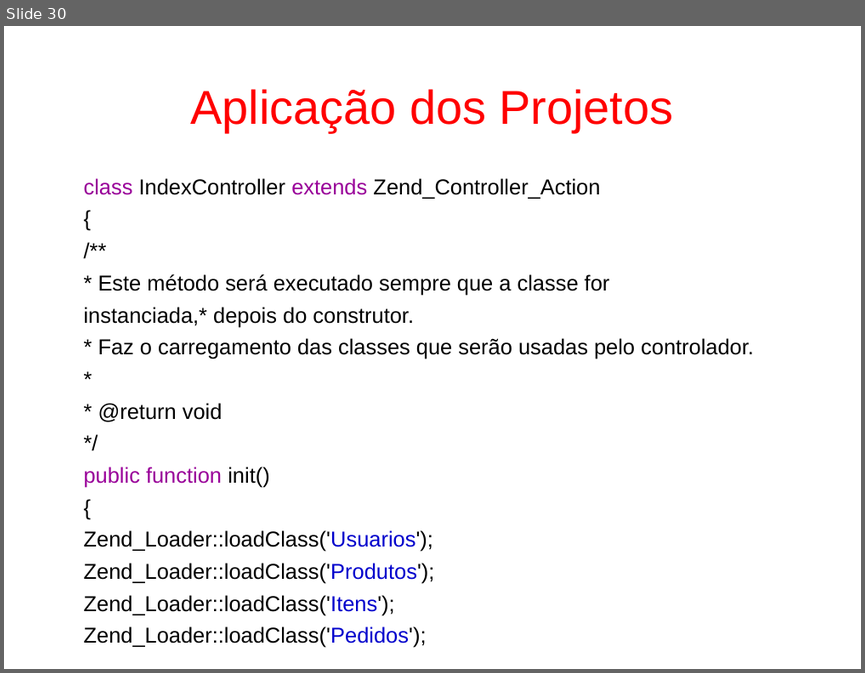
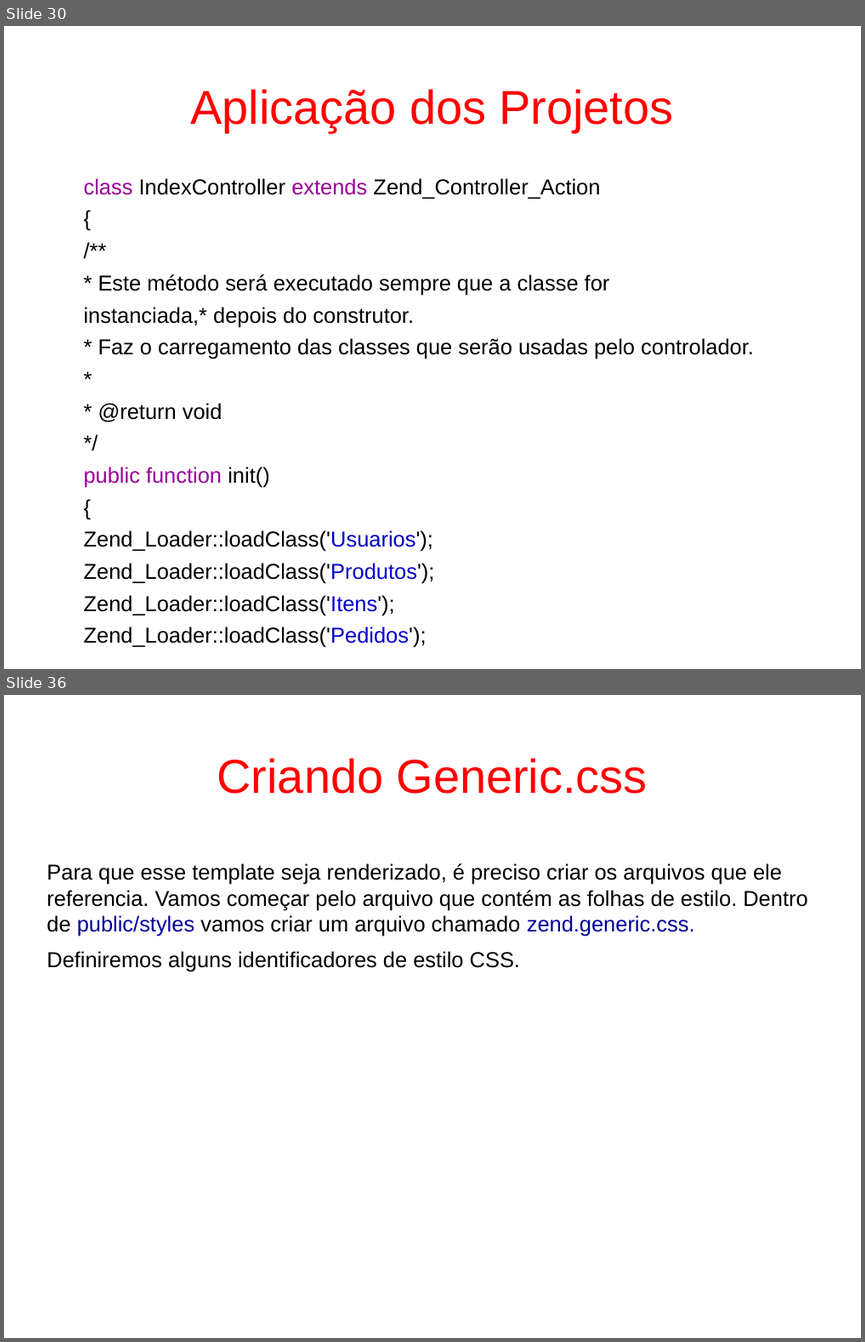
Before and after one commit to fgsl/lojasacme, a slide deck: docs/tutorial.odp. Shown one above the other, each under a label of ours: slide 30 before the commit, slides 30 and 36 after it; the slides between them are not shown. The pictures are 865x673 and 865x1342 pixels, drawn with LibreOffice and Linux fonts; fonts in the diff are those of the drawing. Boxes give left, top, right and bottom in pixels: in the first picture for what was removed or moved away, otherwise in the second. Text is boxed around its words. In the diff, an @@ line names an element or a change of style, - is before the commit and + after.

```diff
--- a/docs/tutorial.odp
+++ b/docs/tutorial.odp
@@ slide 36 added at [4, 695, 861, 1338], background #FFFFFF @@
@@ title added at [217, 758, 647, 794], 44 pt, text #FF0000 @@
+Criando Generic.css
@@ text added at [46, 863, 807, 971], 20 pt, text #000000 @@
+Para que esse template seja renderizado, é preciso criar os arquivos que ele referencia. Vamos começar pelo arquivo que contém as folhas de estilo. Dentro de public/styles vamos criar um arquivo chamado zend.generic.css.
+Definiremos alguns identificadores de estilo CSS.
```
Also in this commit, not shown: 26 slides changed, 30 other slides added, 1 slide removed, 1 other file.
